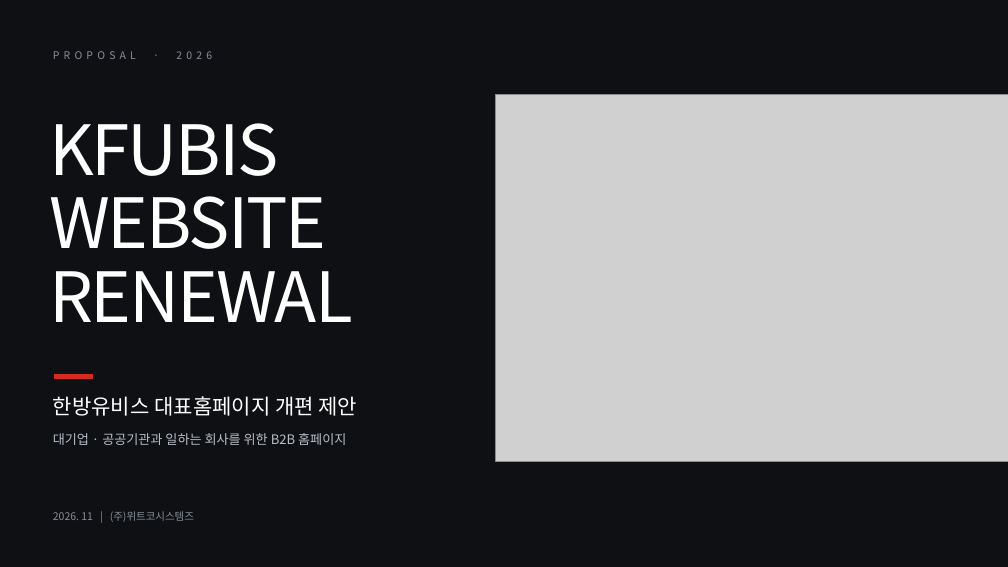
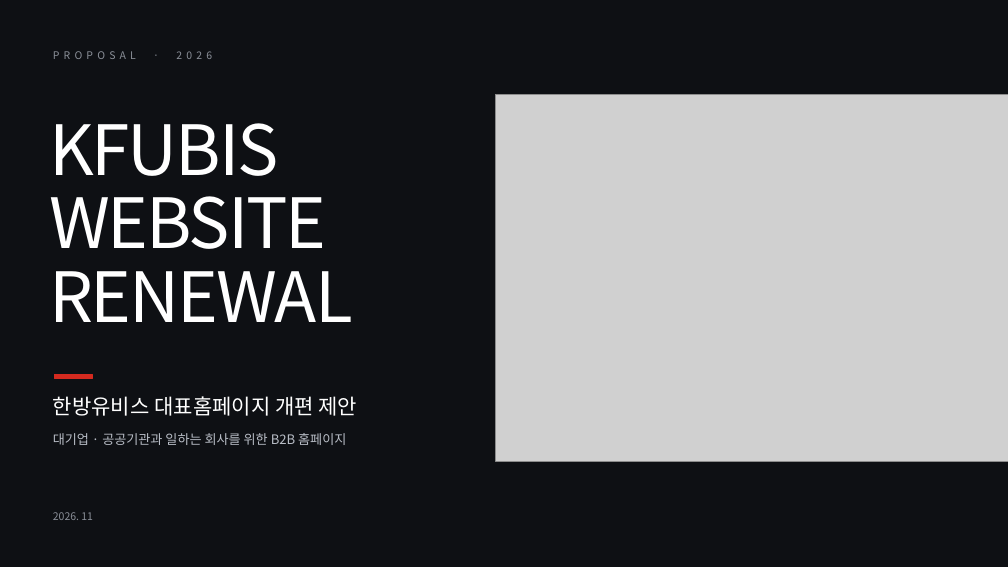
Before and after one commit to leety-stack/KFUBIS_Homepage, a slide deck: slide 1 of 제안서/[한방유비스 홈페이지] 대표홈페이지 개편_제안서(디자인형).pptx. Drawn at 1008x567 pixels with LibreOffice and Linux fonts; fonts in the diff are those of the drawing; grey boxes stand for pictures. Boxes give left, top, right and bottom in pixels: in the first picture for what was removed or moved away, otherwise in the second. Text is boxed around its words. In the diff, an @@ line names an element or a change of style, - is before the commit and + after.

```diff
--- a/제안서/[한방유비스 홈페이지] 대표홈페이지 개편_제안서(디자인형).pptx
+++ b/제안서/[한방유비스 홈페이지] 대표홈페이지 개편_제안서(디자인형).pptx
@@ text at [53,512,93,520]: text changed @@
-2026. 11 | (주)위트코시스템즈
+2026. 11
```
Also in this commit, not shown: 1 other slide changed, 3 other files.
